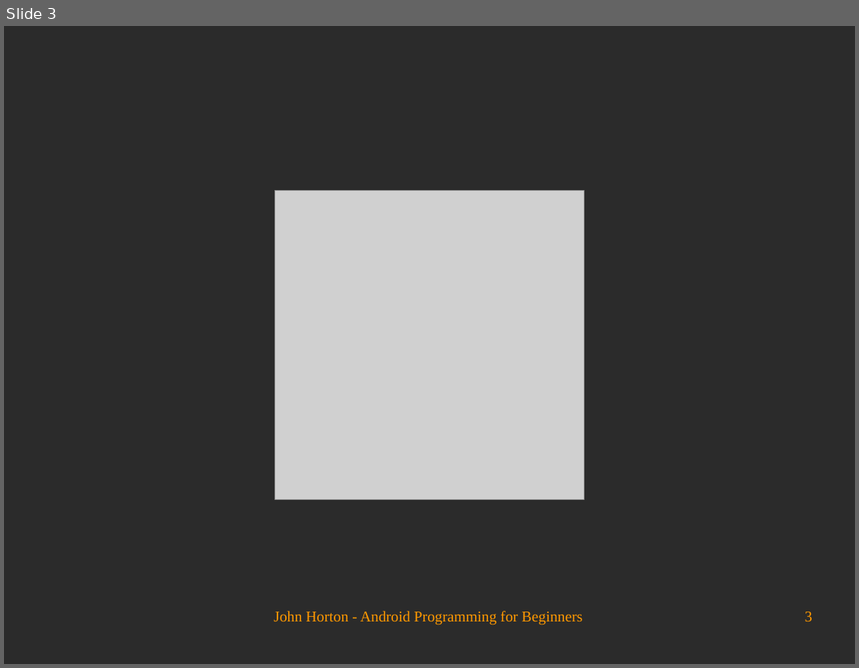
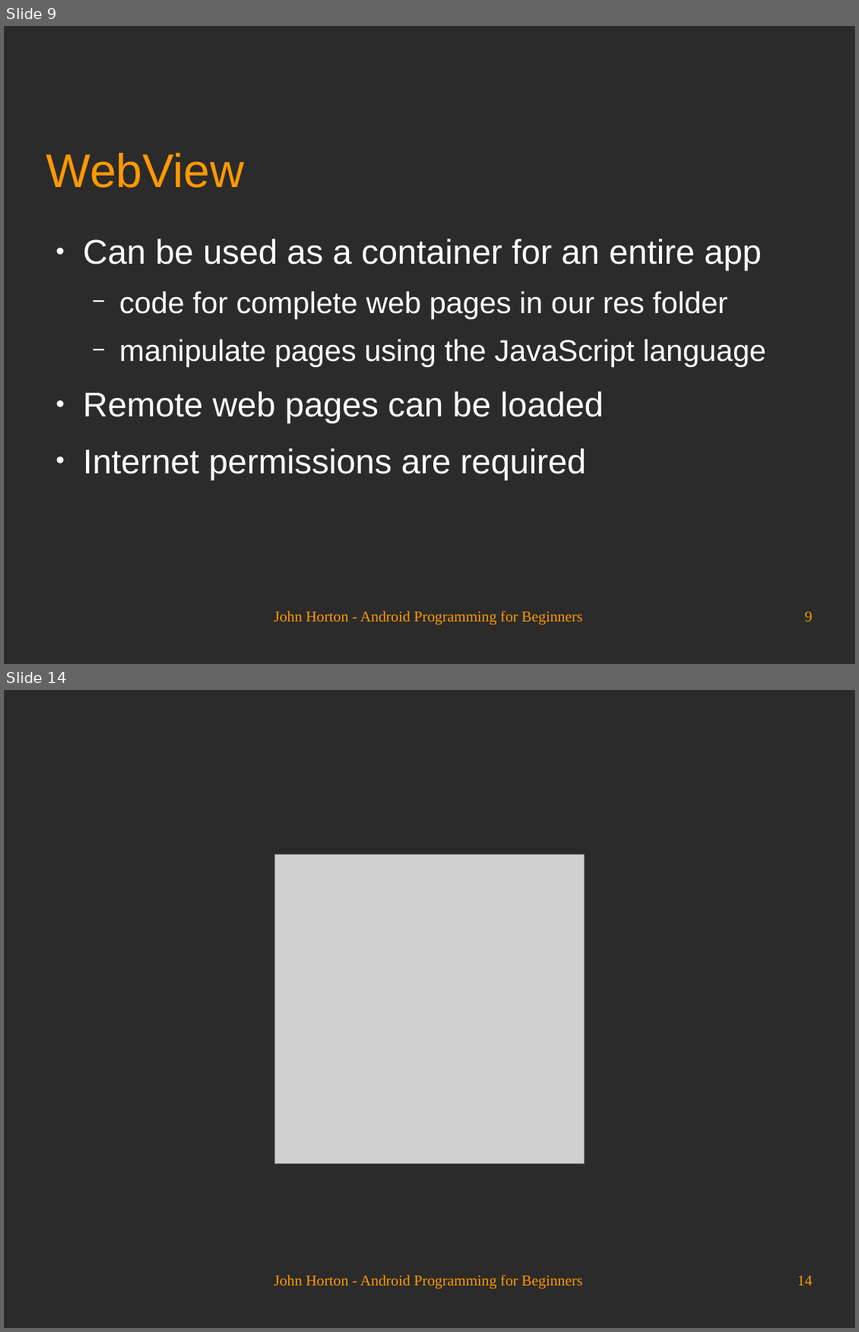
Before and after one commit to Academy-Soft-Intellect/Android-Programming-for-Beginners, a slide deck: 11_Widget_Mania.odp. Shown one above the other, each under a label of ours: slide 3 before the commit, slides 9 and 14 after it; the slides between them are not shown. The pictures are 859x668 and 859x1332 pixels, drawn with LibreOffice and Linux fonts; fonts in the diff are those of the drawing; grey boxes stand for pictures; background and template pictures are left out; a plain dark background stands for a picture behind light text. Boxes give left, top, right and bottom in pixels: in the first picture for what was removed or moved away, otherwise in the second. Text is boxed around its words. In the diff, an @@ line names an element or a change of style, - is before the commit and + after.

```diff
--- a/11_Widget_Mania.odp
+++ b/11_Widget_Mania.odp
@@ slide 9 added at (x1=4, y1=26, x2=855, y2=664), background picture (left out) @@
@@ title added at (x1=47, y1=153, x2=244, y2=188), 44 pt, text #FF9900 @@
+WebView
@@ text added at (x1=83, y1=239, x2=766, y2=480), 32 pt, text #FFFFFF @@
+● Can be used as a container for an entire app
+  − code for complete web pages in our res folder
+  − manipulate pages using the JavaScript language
+● Remote web pages can be loaded
+● Internet permissions are required
@@ text added at (x1=274, y1=611, x2=582, y2=626), 14 pt, text #FF9900 @@
+John Horton - Android Programming for Beginners
@@ page number added at (x1=805, y1=612, x2=813, y2=622), 14 pt, text #FF9900 @@
+9
@@ what was slide 3 is now slide 14 @@
@@ page number at (x1=797, y1=1276, x2=813, y2=1286): text changed @@
-3
+14
```
Also in this commit, not shown: 1 slide changed, 11 other slides added, 1 slide removed.
